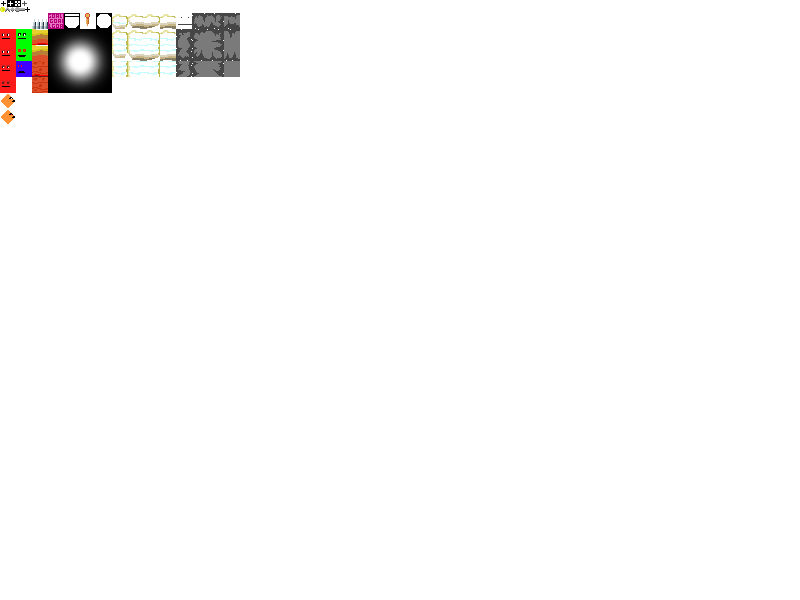
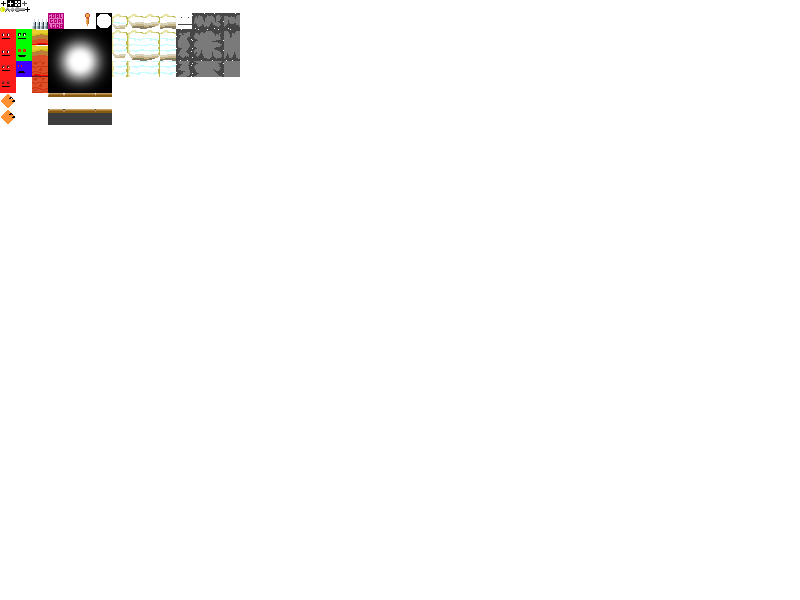
Two versions of the same layered image (800px x 600px). Layer-by-layer changes:
added group "PlatformStone" with 4 layers in group "Tiles" over [48, 109, 112, 125]
added layer "PlatformBoth #1" in group "PlatformStone" over [48, 109, 64, 125]
added layer "PlatformNone #1" in group "PlatformStone" over [96, 109, 112, 125]
added layer "PlatformLeft #1" in group "PlatformStone" over [64, 109, 80, 125]
added layer "PlatformRight #1" in group "PlatformStone" over [80, 109, 96, 125]
added group "Platform" with 4 layers in group "Tiles" over [48, 93, 112, 97]
renamed "Platform" to "PlatformBoth", moved it into group "Platform", painted on it over [48, 13, 80, 97]
added layer "PlatformNone" in group "Platform" over [96, 93, 112, 97]
added layer "PlatformLeft" in group "Platform" over [64, 93, 80, 97]
added layer "PlatformRight" in group "Platform" over [80, 93, 96, 97]
